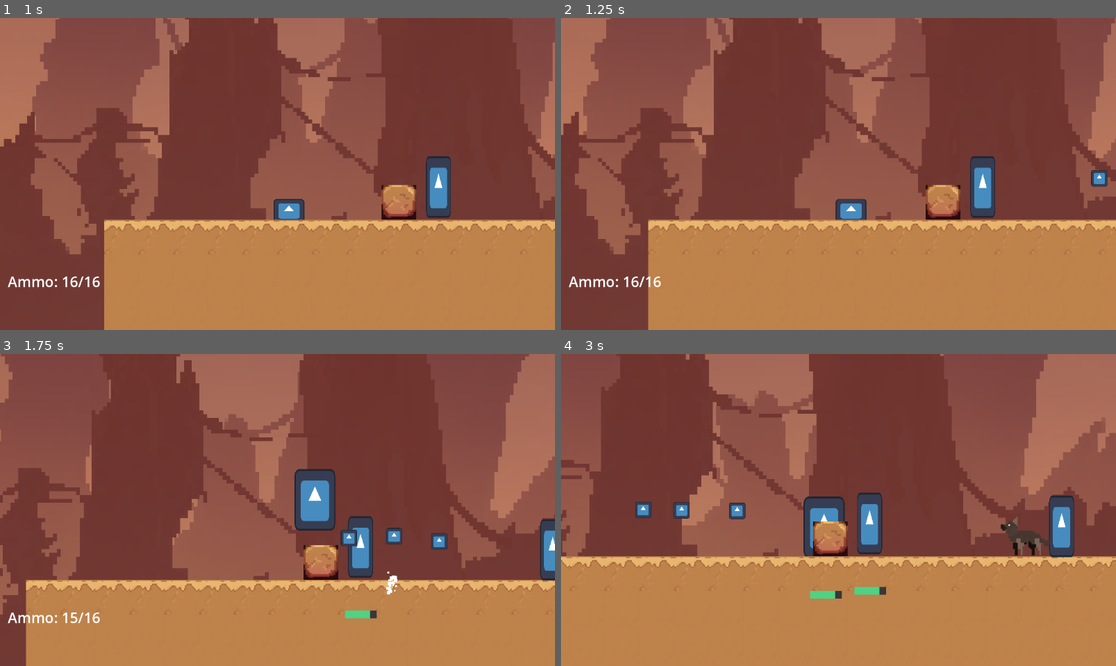
Above: before the commit, frames 1-4 (two rows, left to right).
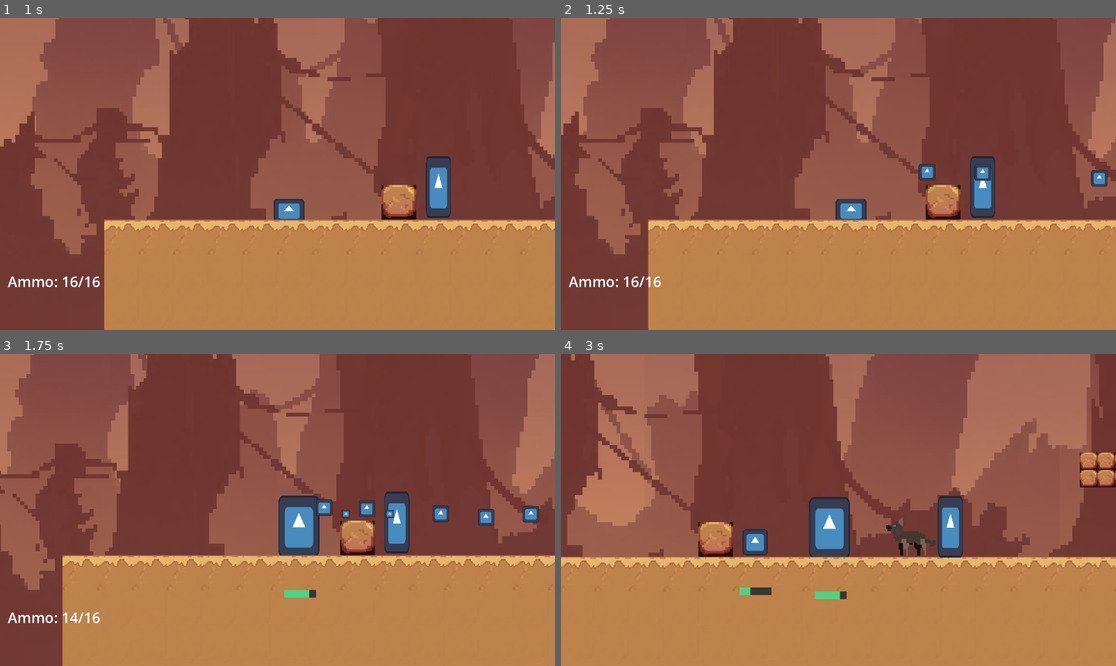
Above: after the commit, the same moments.

Repository: dzfrias/gladiator
Game: Godot game, scene res://scenes/level_playtest.tscn
Two runs of this game, one before a commit and one after it. Both use one fixed random seed, a clock stepped at 60 frames per second and the inputs below. This scene is started directly instead of the project's main scene. The engine's default icon, where the game draws it, is replaced by a stand-in: a white triangle on a blue panel in a dark square.
Inputs (mouse positions are in pixels of both pictures, inside the frame that each line leads up to):
- Up to frame 1 (1 s): move the mouse to (399, 158) at 0.52 s; hold D (right) from 0.53 s (still down); hold S (crouch) from 0.53 s (still down); tap Space (jump) at 0.77 s
- Up to frame 2 (1.25 s): keep holding D (right); keep holding S (crouch); tap Space (jump) at 1.07 s
- Up to frame 3 (1.75 s): keep holding D (right); move the mouse to (166, 525) at 1.27 s; release S (crouch) at 1.28 s; click (166, 525) at 1.35 s; tap Space (jump) at 1.52 s
- Up to frame 4 (3 s): tap Space (jump) at 1.82 s; move the mouse to (894, 441) at 2.02 s; release D (right) at 2.03 s; hold A (left) 2.03-2.78 s; hold E (roll) 2.03-2.78 s; move the mouse to (810, 572) at 2.77 s; hold D (right) from 2.78 s (still down); tap Q (toggle_weapon) at 2.85 s

Frame 1 is identical in both runs. In frame 2, 0.2% of the frame differs, in the area x 64-78%, y 46-53%; in frame 3, 35%; in frame 4, 47%, in the area x 0-100%, y 0-79%.
Error in both runs: Invalid assignment of property or key 'position' with value of type 'Vector2' on a base object of type 'Nil'. (res://scripts/player/player.gd:120)

Commit message:
Change idle shooter stats
Lower health but decrease idle standing time.

Diff:
--- a/scenes/idle_shooter.tscn
+++ b/scenes/idle_shooter.tscn
@@ -26,8 +26,7 @@
 collision_layer = 130
 collision_mask = 33
 script = ExtResource("1_gcame")
-prepare_attack_time = 2.0
-idle_time = 2.0
+prepare_attack_time = 1.0
 impact_particle_prefab = ExtResource("3_fhmks")
 
 [node name="StandCollision" type="CollisionShape2D" parent="."]
@@ -69,7 +68,7 @@
 
 [node name="Health" type="Node" parent="."]
 script = ExtResource("5_f8rp7")
-max_health = 15.0
+max_health = 9.0
 
 [node name="HealthBarCreator" type="Node" parent="."]
 script = ExtResource("9_1qrsf")
